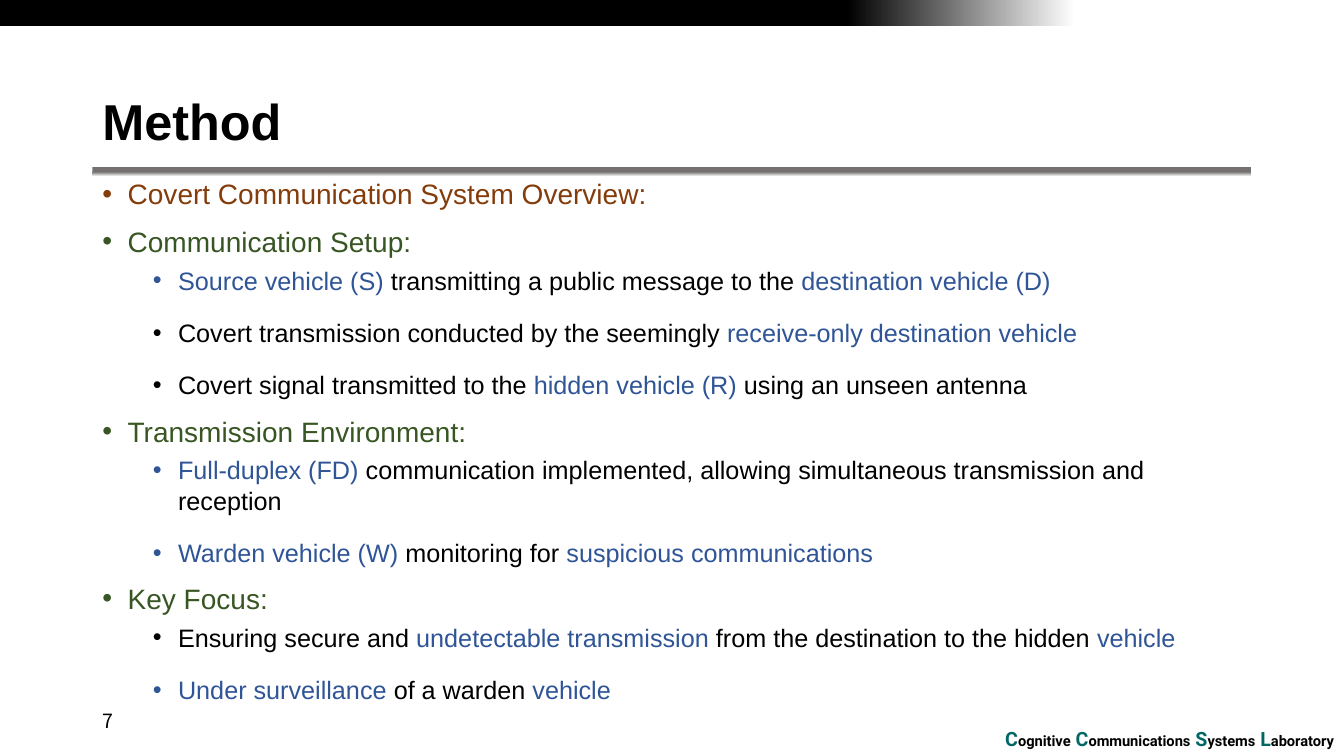
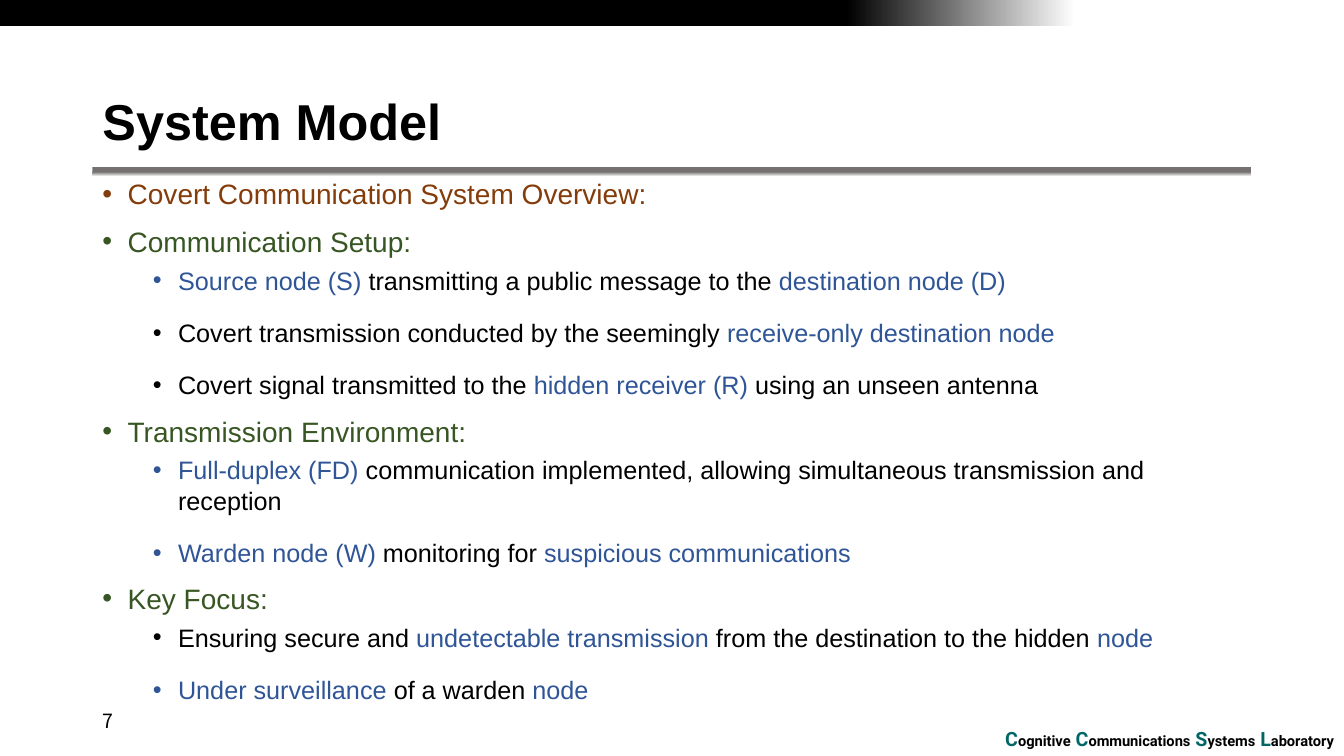
Before and after one commit to RefatHanbat/Presentation-of-SDM, a slide deck: slide 7 of winter_conference_2024.pptx. Drawn at 1344x756 pixels with LibreOffice and Linux fonts; fonts in the diff are those of the drawing; background and template pictures are left out. Boxes give left, top, right and bottom in pixels: in the first picture for what was removed or moved away, otherwise in the second. Text is boxed around its words. In the diff, an @@ line names an element or a change of style, - is before the commit and + after.

```diff
--- a/winter_conference_2024.pptx
+++ b/winter_conference_2024.pptx
@@ title at (102, 103, 441, 150): text changed @@
-Method
+System Model
@@ text at (178, 271, 1055, 400): text changed @@
-  • Source vehicle (S) transmitting a public message to the destination vehicle (D)
-  • Covert transmission conducted by the seemingly receive-only destination vehicle
-  • Covert signal transmitted to the hidden vehicle (R) using an unseen antenna
+  • Source node (S) transmitting a public message to the destination node (D)
+  • Covert transmission conducted by the seemingly receive-only destination node
+  • Covert signal transmitted to the hidden receiver (R) using an unseen antenna
@@ text at (178, 543, 851, 568): text changed @@
-  • Warden vehicle (W) monitoring for suspicious communications
+  • Warden node (W) monitoring for suspicious communications
@@ text at (178, 628, 1153, 700): text changed @@
-  • Ensuring secure and undetectable transmission from the destination to the hidden vehicle
-  • Under surveillance of a warden vehicle
+  • Ensuring secure and undetectable transmission from the destination to the hidden node
+  • Under surveillance of a warden node
```
Also in this commit, not shown: 3 other slides changed, 22 slides added, 12 slides removed.
